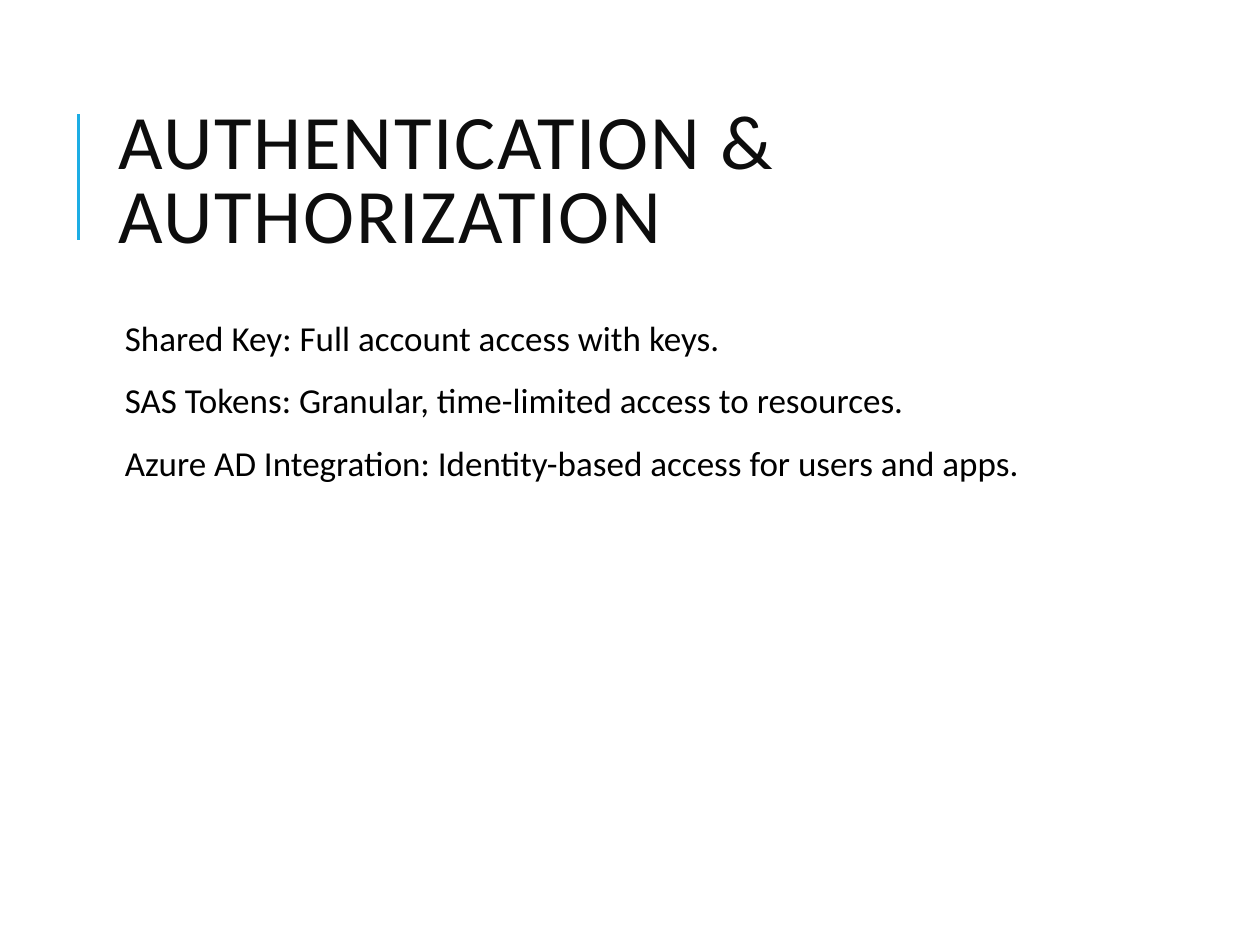
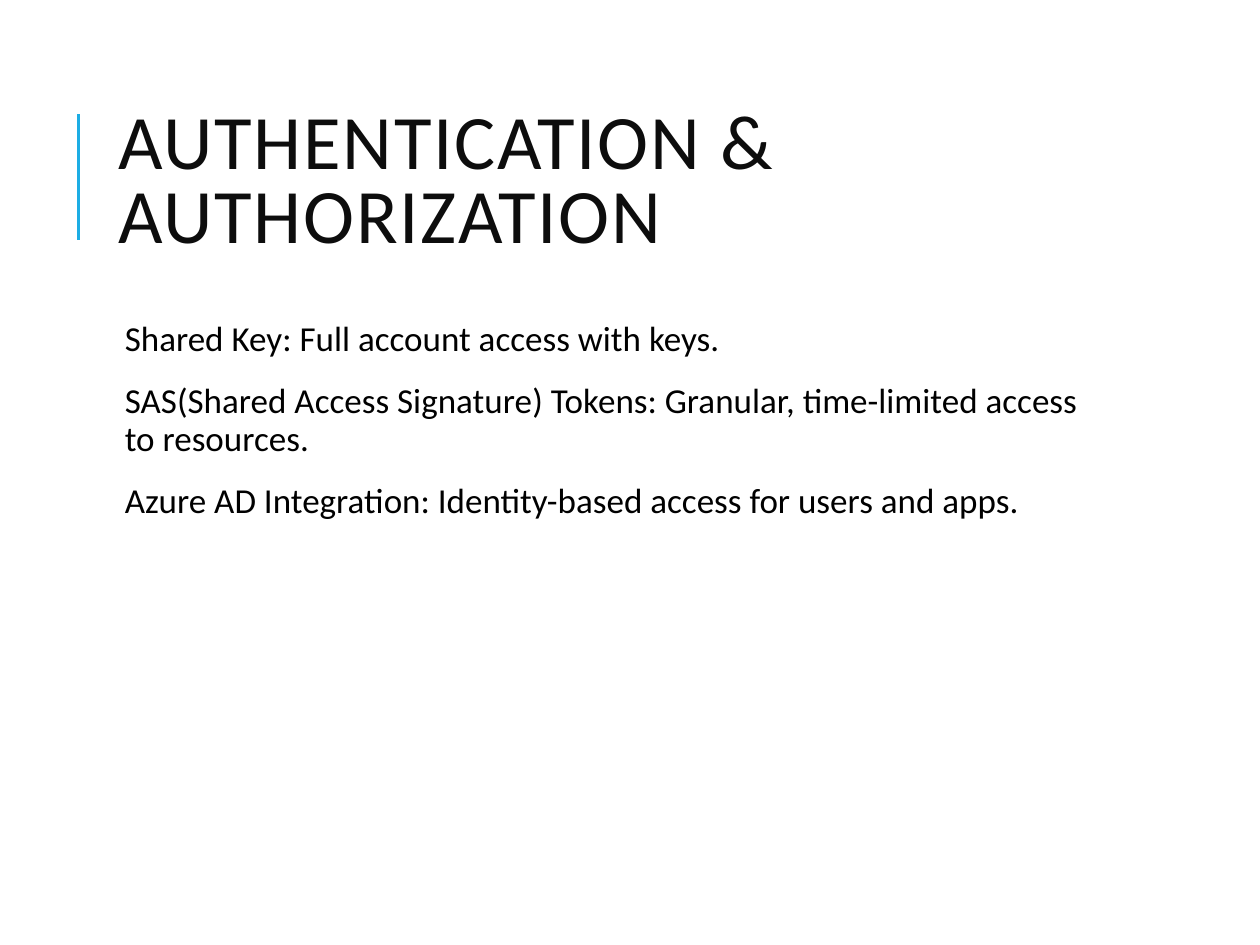
Before and after one commit to vivek1570/DE-Content-WithSnowflakes, a slide deck: slide 9 of Week-1/Day-2/Azure_Storage_Deep_Dive.pptx (slide 8 before the commit). Drawn at 1260x945 pixels with LibreOffice and Linux fonts; fonts in the diff are those of the drawing. Boxes give left, top, right and bottom in pixels: in the first picture for what was removed or moved away, otherwise in the second. Text is boxed around its words. In the diff, an @@ line names an element or a change of style, - is before the commit and + after.

```diff
--- a/Week-1/Day-2/Azure_Storage_Deep_Dive.pptx
+++ b/Week-1/Day-2/Azure_Storage_Deep_Dive.pptx
@@ text at bbox=[125, 387, 1077, 452]: text changed @@
-  SAS Tokens: Granular, time-limited access to resources.
+  SAS(Shared Access Signature) Tokens: Granular, time-limited access to resources.
```
Also in this commit, not shown: 3 other slides changed, 1 slide added, 2 other files.
